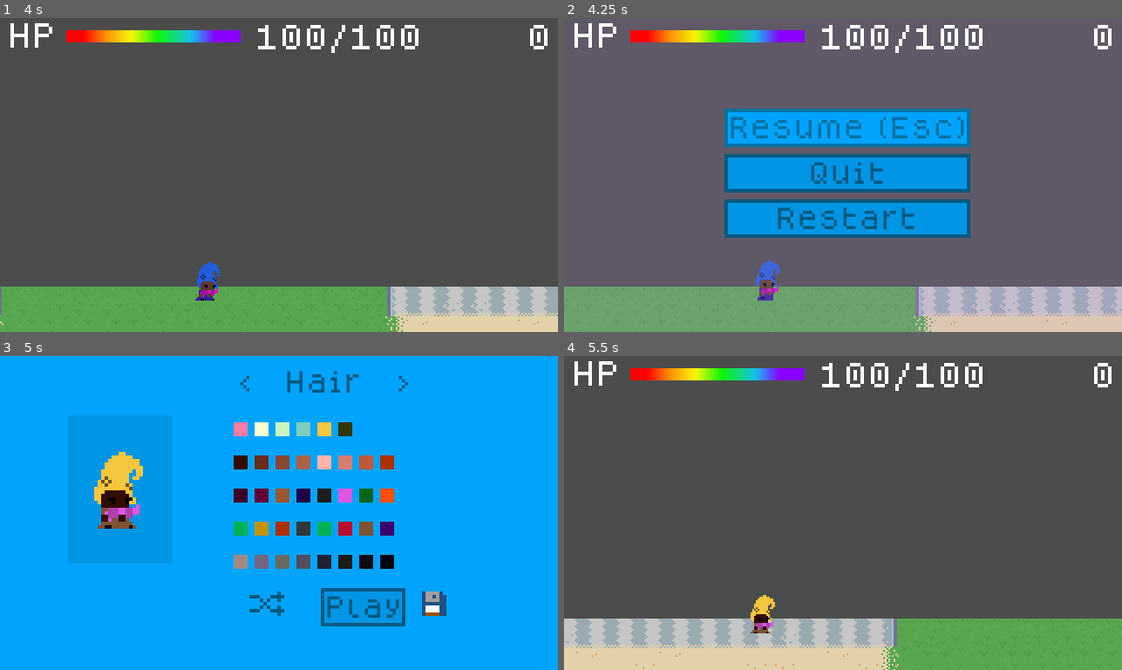
Above: before the commit, frames 1-4 (two rows, left to right).
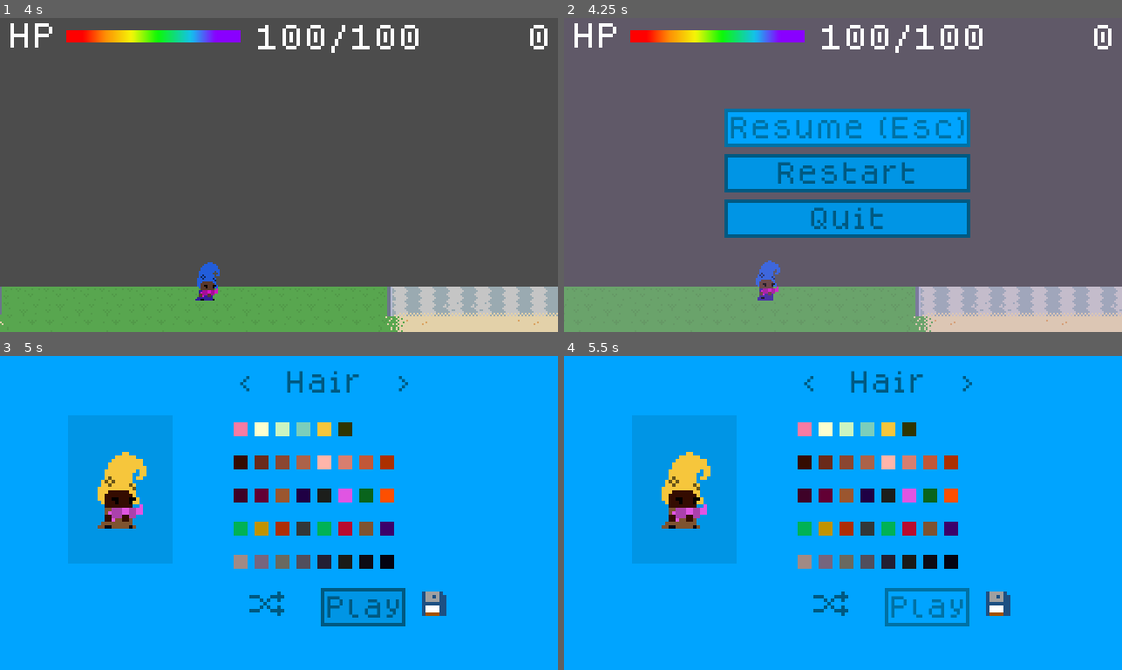
Above: after the commit, the same moments.

Repository: hamiltonromualdo/bring-ur-glam
Game: Godot game, scene res://src/Levels/Playground.tscn
Same seed, same stepped clock (60 frames per second), same inputs: the game is played once before the commit and once after it.
Inputs (mouse positions are in pixels of both pictures, inside the frame that each line leads up to):
- Up to frame 1 (4 s): move the mouse to (401, 159) at 0.52 s; hold Right (ui_right) 0.53-2.03 s; move the mouse to (167, 190) at 1.27 s; move the mouse to (334, 105) at 2.02 s; hold Left (ui_left) 2.03-2.78 s; move the mouse to (251, 237) at 2.77 s; hold Right (ui_right) from 2.78 s (still down); move the mouse to (446, 222) at 3.52 s
- Up to frame 2 (4.25 s): keep holding Right (ui_right); tap Escape (ui_cancel) at 4.15 s
- Up to frame 3 (5 s): release Right (ui_right) at 4.25 s; click "Restart" at 4.25 s
- Up to frame 4 (5.5 s): click (926, 607) at 5 s, where only the run before the commit has a clickable "Play"

Frame 1 is identical in both runs. In frame 2, 1.5% of the frame differs, in the area x 38-63%, y 45-68%; in frame 3, 0.6%; in frame 4, 100%, in the area x 0-100%, y 0-100%.

Commit message:
Extract buttons from PauseScreen and create TitleScreen

Diff:
--- /dev/null
+++ b/bring_ur_glam/src/UserInterface/ChangeSceneButton.gd
@@ -0,0 +1,10 @@
+tool
+extends Button
+
+export (PackedScene) var next_scene
+
+func _on_button_up() -> void:
+    get_tree().change_scene_to(next_scene)
+
+func _get_configuration_warning() -> String:
+    return "Next scene is unset" if not next_scene else ""
--- /dev/null
+++ b/bring_ur_glam/src/UserInterface/ChangeSceneButton.tscn
@@ -0,0 +1,15 @@
+[gd_scene load_steps=2 format=2]
+
+[ext_resource path="res://src/UserInterface/ChangeSceneButton.gd" type="Script" id=1]
+
+[node name="ChangeSceneButton" type="Button"]
+margin_right = 137.0
+margin_bottom = 23.0
+text = "Restart"
+script = ExtResource( 1 )
+__meta__ = {
+"_edit_use_anchors_": false,
+"_editor_description_": ""
+}
+
+[connection signal="button_up" from="." to="." method="_on_button_up"]
--- a/bring_ur_glam/src/UserInterface/PauseScreen.gd
+++ b/bring_ur_glam/src/UserInterface/PauseScreen.gd
@@ -24,10 +24,5 @@
     toggle_visibility()
 
 
-func _on_Quit_pressed() -> void:
-    get_tree().quit()
-
-
-func _on_Restart_pressed() -> void:
+func _on_Restart_button_up() -> void:
     toggle_visibility()
-    get_tree().change_scene("res://src/UserInterface/CustomizePlayer.tscn")
--- a/bring_ur_glam/src/UserInterface/PauseScreen.tscn
+++ b/bring_ur_glam/src/UserInterface/PauseScreen.tscn
@@ -1,7 +1,10 @@
-[gd_scene load_steps=3 format=2]
+[gd_scene load_steps=6 format=2]
 
 [ext_resource path="res://src/UserInterface/PauseScreen.gd" type="Script" id=1]
 [ext_resource path="res://assets/ui/flat_pixel_theme.tres" type="Theme" id=2]
+[ext_resource path="res://src/UserInterface/QuitButton.tscn" type="PackedScene" id=4]
+[ext_resource path="res://src/UserInterface/ChangeSceneButton.tscn" type="PackedScene" id=6]
+[ext_resource path="res://src/UserInterface/CustomizePlayer.tscn" type="PackedScene" id=7]
 
 [node name="PauseScreen" type="Control"]
 anchor_right = 1.0
@@ -45,24 +48,13 @@
 margin_bottom = 23.0
 text = "Resume (Esc)"
 
-[node name="Quit" type="Button" parent="MarginContainer/VBoxContainer"]
+[node name="ChangeSceneButton" parent="MarginContainer/VBoxContainer" instance=ExtResource( 6 )]
 margin_top = 27.0
-margin_right = 137.0
 margin_bottom = 50.0
-text = "Quit"
-__meta__ = {
-"_editor_description_": ""
-}
+next_scene = ExtResource( 7 )
 
-[node name="Restart" type="Button" parent="MarginContainer/VBoxContainer"]
+[node name="QuitButton" parent="MarginContainer/VBoxContainer" instance=ExtResource( 4 )]
 margin_top = 54.0
-margin_right = 137.0
 margin_bottom = 77.0
-text = "Restart"
-__meta__ = {
-"_editor_description_": ""
-}
 
 [connection signal="pressed" from="MarginContainer/VBoxContainer/Resume" to="." method="_on_Resume_pressed"]
-[connection signal="pressed" from="MarginContainer/VBoxContainer/Quit" to="." method="_on_Quit_pressed"]
-[connection signal="pressed" from="MarginContainer/VBoxContainer/Restart" to="." method="_on_Restart_pressed"]
--- /dev/null
+++ b/bring_ur_glam/src/UserInterface/QuitButton.gd
@@ -0,0 +1,4 @@
+extends Button
+
+func _on_button_up() -> void:
+    get_tree().quit()
--- /dev/null
+++ b/bring_ur_glam/src/UserInterface/QuitButton.tscn
@@ -0,0 +1,14 @@
+[gd_scene load_steps=2 format=2]
+
+[ext_resource path="res://src/UserInterface/QuitButton.gd" type="Script" id=1]
+
+[node name="QuitButton" type="Button"]
+margin_right = 137.0
+margin_bottom = 23.0
+text = "Quit"
+script = ExtResource( 1 )
+__meta__ = {
+"_editor_description_": ""
+}
+
+[connection signal="button_up" from="." to="." method="_on_button_up"]
--- /dev/null
+++ b/bring_ur_glam/src/UserInterface/TitleScreen.tscn
@@ -0,0 +1,45 @@
+[gd_scene load_steps=5 format=2]
+
+[ext_resource path="res://assets/ui/flat_pixel_theme.tres" type="Theme" id=1]
+[ext_resource path="res://src/UserInterface/QuitButton.tscn" type="PackedScene" id=2]
+[ext_resource path="res://src/UserInterface/ChangeSceneButton.tscn" type="PackedScene" id=3]
+[ext_resource path="res://src/UserInterface/CustomizePlayer.tscn" type="PackedScene" id=4]
+
+[node name="TitleScreen" type="Control"]
+anchor_right = 1.0
+anchor_bottom = 1.0
+theme = ExtResource( 1 )
+__meta__ = {
+"_edit_use_anchors_": false
+}
+
+[node name="Title" type="Label" parent="."]
+anchor_left = 0.5
+anchor_right = 0.5
+margin_left = -45.0
+margin_top = 43.3823
+margin_right = 45.0
+margin_bottom = 57.3823
+text = "Bring Ur Glam"
+
+[node name="Menu" type="VBoxContainer" parent="."]
+anchor_left = 0.5
+anchor_top = 1.0
+anchor_right = 0.5
+anchor_bottom = 1.0
+margin_left = -42.5
+margin_top = -95.9871
+margin_right = 42.5
+margin_bottom = -45.9871
+__meta__ = {
+"_edit_use_anchors_": false
+}
+
+[node name="ChangeSceneButton" parent="Menu" instance=ExtResource( 3 )]
+margin_right = 85.0
+next_scene = ExtResource( 4 )
+
+[node name="QuitButton" parent="Menu" instance=ExtResource( 2 )]
+margin_top = 27.0
+margin_right = 85.0
+margin_bottom = 50.0
